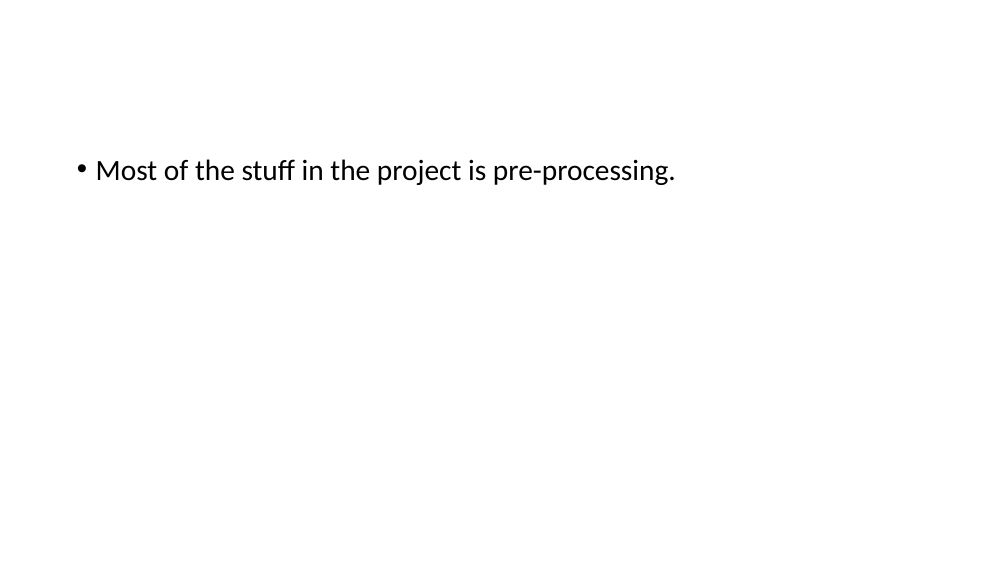
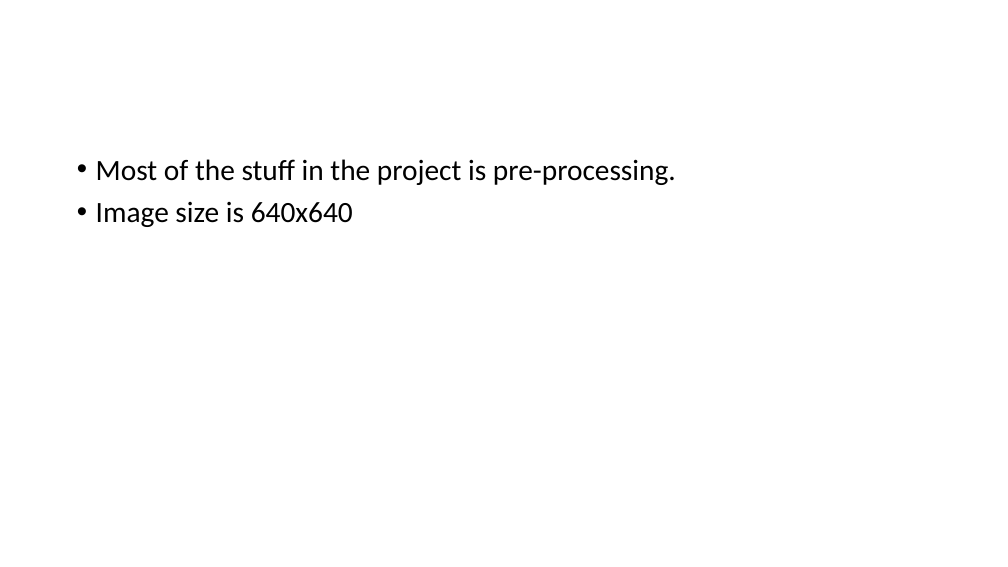
Before and after one commit to JoshDe777/CompVis_FTRS, a slide deck: slide 2 of Helper.pptx. Drawn at 1008x567 pixels with LibreOffice and Linux fonts; fonts in the diff are those of the drawing. Boxes give left, top, right and bottom in pixels: in the first picture for what was removed or moved away, otherwise in the second. Text is boxed around its words. In the diff, an @@ line names an element or a change of style, - is before the commit and + after.

```diff
--- a/Helper.pptx
+++ b/Helper.pptx
@@ text at [96,202,353,227]: paragraph added @@
+• Image size is 640x640
```
Also in this commit, not shown: 1 other slide changed, 1 slide added, 1 other file.
